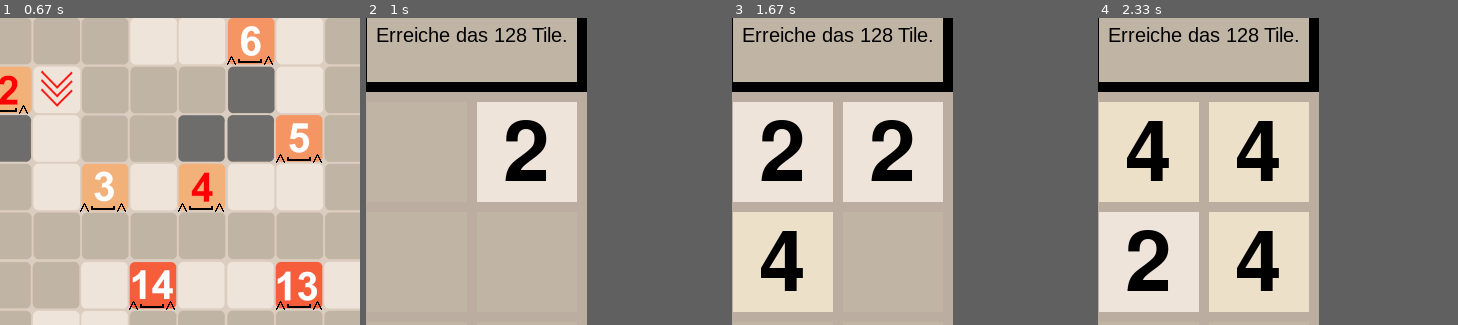
Above: before the commit, frames 1-4 (left to right).
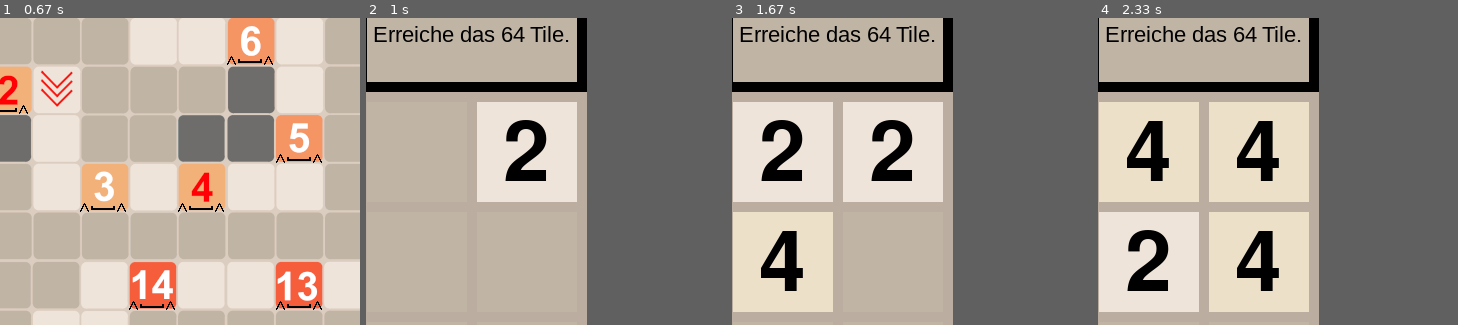
Above: after the commit, the same moments.

Repository: KapitaenKirSche/2048
Game: pygame game, started from main.py
Two runs of this game, one before a commit and one after it. Both use one fixed random seed, a clock stepped at 60 frames per second and the inputs below.
Inputs (mouse positions are % of the whole screen's width and height, from its top left):
- Up to frame 1 (0.67 s): tap Enter at 0.33 s
- Up to frame 2 (1 s): click (4, 37) at 0.72 s
- Up to frame 3 (1.67 s): hold Right 1-1.47 s; hold Up from 1.5 s (still down)
- Up to frame 4 (2.33 s): release Up at 1.8 s; hold Right 1.83-2.3 s
The pictures show only the part of the screen within x 17-67%, y 17-67%; the shares and areas given below are measured in that part.

Frame 1 is identical in both runs. In frame 2, 1.4% of the frame differs, in the area x 2-57%, y 2-8%; in frame 3, 1.4%; in frame 4, 1.4%.

Commit message:
more levels

Diff:
--- a/config.py
+++ b/config.py
@@ -194,6 +194,34 @@
     "size"            : 100,
     "size_in_between" : 10,
     "gamemode"        : "maxTile",
+    "maxTile"         : 64, #only, if gamemode == "maxTile
+    "level_text"      : "Erreiche das 64 Tile.",
+    "chance_enemy_spawn": 0,
+    "chance_duplicate_spawn": 0,
+    "chance_halve_spawn": 0,
+    "max_moves_per_move"    : 1, #-1 ist default -> bis zum Rand
+
+    "board"           : [[{}, {}, {}],
+                         [{}, {}, {}],
+                         [{}, {}, {}]
+                         ],
+    "preset_tiles"    : {(2,0):{"tile_numb" : 2,
+                                "fraction"  : "player",
+                                "type"      : "none"},
+
+                         (0,2):{"tile_numb" : 4,
+                                "fraction"  : "player",
+                                "type"      : "none"}
+                         },
+    "stay_on_floor_tiles":{
+
+    }
+}
+
+level02={
+    "size"            : 100,
+    "size_in_between" : 10,
+    "gamemode"        : "maxTile",
     "maxTile"         : 128, #only, if gamemode == "maxTile
     "level_text"      : "Erreiche das 128 Tile.",
     "chance_enemy_spawn": 0,
@@ -218,7 +246,7 @@
     }
 }
 
-level02={
+level03={
     "size"            : 90,
     "size_in_between" : 9,
     "gamemode"        : "maxTile",
@@ -245,7 +273,7 @@
     }
 }
 
-level03={
+level04={
     "size"            : 90,
     "size_in_between" : 9,
     "gamemode"        : "maxTile",
@@ -272,74 +300,184 @@
     }
 }
 
-level04={
-    "size"            : 90,
-    "size_in_between" : 9,
-    "gamemode"        : "maxTile",
-    "maxTile"         : 1024, #only, if gamemode == "maxTile
-    "level_text"      : "Erreiche das 1024 Tile. Achtung: Wand!",
+
+level05={
+    "size"            : 100,
+    "size_in_between" : 10,
+    "gamemode"        : "maxTile",
+    "maxTile"         : 512, #only, if gamemode == "maxTile
+    "level_text"      : "Erreiche das 512 Tile. Vorsicht: Wand",
     "chance_enemy_spawn": 0,
     "chance_duplicate_spawn": 0,
     "chance_halve_spawn": 0,
     "max_moves_per_move"    : 1, #-1 ist default -> bis zum Rand
+
+    "board"           : [[{}, {}, {}, {}],
+                         [{}, {}, {}, {}],
+                         [{}, {}, {}, {}],
+                         [{}, {}, {}, {}]
+                         ],
+    "preset_tiles"    : {(2,0):{"tile_numb" : 2,
+                                "fraction"  : "player",
+                                "type"      : "none"},
+
+                         (0,2):{"tile_numb" : 4,
+                                "fraction"  : "player",
+                                "type"      : "none"},
+                         (0,0):{"tile_numb" : -1,
+                                "fraction"  : "none",
+                                "type"      : "wall"}
+                         },
+    "stay_on_floor_tiles":{
+
+    }
+}
+
+
+level06={
+    "size"            : 100,
+    "size_in_between" : 10,
+    "gamemode"        : "maxTile",
+    "maxTile"         : 512, #only, if gamemode == "maxTile
+    "level_text"      : "Erreiche das 512 Tile.",
+    "chance_enemy_spawn": 0,
+    "chance_duplicate_spawn": 0,
+    "chance_halve_spawn": 0,
+    "max_moves_per_move"    : 1, #-1 ist default -> bis zum Rand
+
+    "board"           : [[{}, {}, {}, {}],
+                         [{}, {}, {}, {}],
+                         [{}, {}, {}, {}],
+                         [{}, {}, {}, {}]
+                         ],
+    "preset_tiles"    : {(2,0):{"tile_numb" : 2,
+                                "fraction"  : "player",
+                                "type"      : "none"},
+
+                         (0,2):{"tile_numb" : 4,
+                                "fraction"  : "player",
+                                "type"      : "none"},
+                         (0,1):{"tile_numb" : -1,
+                                "fraction"  : "none",
+                                "type"      : "wall"},
+                         (1, 1): {"tile_numb": -1,
+                                  "fraction": "none",
+                                  "type": "wall"}
+                         },
+
+    "stay_on_floor_tiles":{
+
+    }
+}
+
+
+level07={
+    "size"            : 100,
+    "size_in_between" : 10,
+    "gamemode"        : "maxTile",
+    "maxTile"         : 512, #only, if gamemode == "maxTile
+    "level_text"      : "Erreiche das 512 Tile. Vorsicht: Gegner!",
+    "chance_enemy_spawn": 10,
+    "chance_duplicate_spawn": 0,
+    "chance_halve_spawn": 0,
+    "max_moves_per_move"    : 1, #-1 ist default -> bis zum Rand
+
     "board"           : [[{}, {}, {}, {}, {}],
                          [{}, {}, {}, {}, {}],
                          [{}, {}, {}, {}, {}],
                          [{}, {}, {}, {}, {}]
                          ],
-    "preset_tiles": {(2, 0): {"tile_numb": 2,
-                              "fraction": "player",
-                              "type"      : "none"},
-                     (1, 3): {"tile_numb": 2,
-                              "fraction": "player",
-                              "type"      : "none"},
-                     (0, 0): {"tile_numb": -1,
-                              "fraction": "none",
-                              "type": "wall"}
-
-                     },
-    "stay_on_floor_tiles":{
-
-    }
-}
-
-
-level05={
-    "size"            : 80,
-    "size_in_between" : 8,
-    "gamemode"        : "maxTile",
-    "maxTile"         : 1024, #only, if gamemode == "maxTile"
-    "level_text"      : "Erreiche das 1024 Tile. Achtung: Gegner",
-    "chance_enemy_spawn":35,
-    "chance_duplicate_spawn": 0,
-    "chance_halve_spawn": 0,
-    "max_moves_per_move"    : 1, #-1 ist default -> bis zum Rand
+    "preset_tiles"    : {(2,0):{"tile_numb" : 4,
+                                "fraction"  : "player",
+                                "type"      : "none"},
+                         (0,3):{"tile_numb" : 2,
+                                "fraction"  : "player",
+                                "type"      : "none"},
+                         (1,3):{"tile_numb" : 4,
+                                "fraction"  : "enemy",
+                                "type"      : "none"}
+                        },
+    "stay_on_floor_tiles":{
+
+    }
+}
+
+
+level08={
+    "size"            : 100,
+    "size_in_between" : 10,
+    "gamemode"        : "maxTile",
+    "maxTile"         : 1024, #only, if gamemode == "maxTile
+    "level_text"      : "Erreiche das 1024 Tile. Vorsicht: viele Gegner!",
+    "chance_enemy_spawn": 40,
+    "chance_duplicate_spawn": 0,
+    "chance_halve_spawn": 0,
+    "max_moves_per_move"    : 1, #-1 ist default -> bis zum Rand
+
     "board"           : [[{}, {}, {}, {}, {}, {}],
                          [{}, {}, {}, {}, {}, {}],
                          [{}, {}, {}, {}, {}, {}],
                          [{}, {}, {}, {}, {}, {}]
                          ],
-    "preset_tiles": {(3, 0): {"tile_numb": 4,
-                              "fraction": "player",
-                              "type"      : "none"},
-                     (1, 3): {"tile_numb": 2,
-                              "fraction": "player",
-                              "type"      : "none"},
-                     (3, 3): {"tile_numb": 4,
-                              "fraction": "enemy",
-                              "type"      : "none"},
-                     (0, 0): {"tile_numb": -1,
-                              "fraction": "none",
-                              "type": "wall"}
-                     },
-    "stay_on_floor_tiles":{
-
-    }
-
-}
-
-
-level06={
+    "preset_tiles"    : {(2,0):{"tile_numb" : 4,
+                                "fraction"  : "player",
+                                "type"      : "none"},
+                         (0,3):{"tile_numb" : 2,
+                                "fraction"  : "player",
+                                "type"      : "none"},
+                         (4,3):{"tile_numb" : 4,
+                                "fraction"  : "enemy",
+                                "type"      : "none"},
+
+                         (0, 1): {"tile_numb": -1,
+                                  "fraction": "none",
+                                  "type": "wall"},
+                         (1, 1): {"tile_numb": -1,
+                                  "fraction": "none",
+                                  "type": "wall"},
+                         (2, 1): {"tile_numb": -1,
+                                  "fraction": "none",
+                                  "type": "wall"}
+                        },
+    "stay_on_floor_tiles":{
+
+    }
+}
+
+
+level09={
+    "size"            : 100,
+    "size_in_between" : 10,
+    "gamemode"        : "maxTile",
+    "maxTile"         : 1024, #only, if gamemode == "maxTile
+    "level_text"      : "Erreiche das 1024 Tile. Vorsicht: Gegner!",
+    "chance_enemy_spawn": 35,
+    "chance_duplicate_spawn": 0,
+    "chance_halve_spawn": 0,
+    "max_moves_per_move"    : 1, #-1 ist default -> bis zum Rand
+
+    "board"           : [[{}, {}, {}, {}, {}, {}],
+                         [{}, {}, {}, {}, {}, {}],
+                         [{}, {}, {}, {}, {}, {}],
+                         [{}, {}, {}, {}, {}, {}]
+                         ],
+    "preset_tiles"    : {(2,0):{"tile_numb" : 4,
+                                "fraction"  : "player",
+                                "type"      : "none"},
+                         (0,3):{"tile_numb" : 2,
+                                "fraction"  : "player",
+                                "type"      : "none"},
+                         (1,3):{"tile_numb" : 4,
+                                "fraction"  : "enemy",
+                                "type"      : "none"}
+                        },
+    "stay_on_floor_tiles":{
+
+    }
+}
+
+
+level10={
     "size"            : 80,
     "size_in_between" : 8,
     "gamemode"        : "maxTile",
@@ -389,7 +527,39 @@
 }
 
 
-level07 = {
+level11={
+    "size"            : 100,
+    "size_in_between" : 10,
+    "gamemode"        : "maxTile",
+    "maxTile"         : 512, #only, if gamemode == "maxTile
+    "level_text"      : "Erreiche das 512 Tile. Es gibt nun Verdopplungen.",
+    "chance_enemy_spawn": 0,
+    "chance_duplicate_spawn": 20,
+    "chance_halve_spawn": 0,
+    "max_moves_per_move"    : 1, #-1 ist default -> bis zum Rand
+
+    "board"           : [[{}, {}, {}, {}],
+                         [{}, {}, {}, {}],
+                         [{}, {}, {}, {}],
+                         [{}, {}, {}, {}]
+                         ],
+    "preset_tiles"    : {(2,0):{"tile_numb" : 2,
+                                "fraction"  : "player",
+                                "type"      : "none"},
+
+                         (0,2):{"tile_numb" : 4,
+                                "fraction"  : "player",
+                                "type"      : "none"},
+                         (0,0):{"tile_numb" : -1,
+                                "fraction"  : "none",
+                                "type"      : "duplicate"}
+                         },
+    "stay_on_floor_tiles":{
+
+    }
+}
+
+level12 = {
     "size": 80,
     "size_in_between": 8,
     "gamemode": "maxTile",
@@ -420,6 +590,190 @@
                      (5,3): {"tile_numb":-1,
                              "fraction": "none",
                              "type":"duplicate"}
+                     },
+    "stay_on_floor_tiles": {
+
+    }
+}
+
+
+level13 = {
+    "size": 60,
+    "size_in_between": 6,
+    "gamemode": "maxTile",
+
+    "maxTile": 512,  # only, if gamemode == "maxTile"
+    "tile_ziel":0, # only, if gamemode == "maxTileOnField
+
+    "level_text": "Erreiche das 512 Tile. Achtung: Sehr viele Gegner!",
+    "chance_enemy_spawn": 40,
+    "chance_duplicate_spawn": 1,
+    "chance_halve_spawn": 0,
+    "max_moves_per_move": 1,  # -1 ist default -> bis zum Rand
+    "board": [[{}, {}, {}, {}, {}, {}, {}, {}],
+              [{}, {}, {}, {}, {}, {}, {}, {}],
+              [{}, {}, {}, {}, {}, {}, {}, {}],
+              [{}, {}, {}, {}, {}, {}, {}, {}],
+              [{}, {}, {}, {}, {}, {}, {}, {}]
+              ],
+    "preset_tiles": {(0, 0): {"tile_numb": 16,
+                              "fraction": "enemy",
+                              "type": "none"},
+                     (2, 1): {"tile_numb": 4,
+                              "fraction": "enemy",
+                              "type": "none"},
+                     (4, 3): {"tile_numb": 4,
+                              "fraction": "player",
+                              "type": "none"},
+
+                     (1,0): {"tile_numb":-1,
+                             "fraction": "none",
+                             "type":"duplicate"},
+                     (2, 0): {"tile_numb": -1,
+                              "fraction": "none",
+                              "type": "duplicate"},
+                     (3, 0): {"tile_numb": -1,
+                              "fraction": "none",
+                              "type": "duplicate"},
+                     (4, 0): {"tile_numb": -1,
+                              "fraction": "none",
+                              "type": "duplicate"},
+                     (5, 3): {"tile_numb": -1,
+                              "fraction": "none",
+                              "type": "duplicate"},
+                     (6, 3): {"tile_numb": -1,
+                              "fraction": "none",
+                              "type": "duplicate"},
+                     (7, 3): {"tile_numb": -1,
+                              "fraction": "none",
+                              "type": "duplicate"},
+
+
+                     (1, 1): {"tile_numb": -1,
+                              "fraction": "none",
+                              "type": "wall"},
+                     (3, 4): {"tile_numb": -1,
+                              "fraction": "none",
+                              "type": "wall"}
+                     },
+    "stay_on_floor_tiles": {
+
+    }
+}
+
+
+level14 = {
+    "size": 80,
+    "size_in_between": 8,
+    "gamemode": "maxTile",
+
+    "maxTile": 128,  # only, if gamemode == "maxTile"
+    "tile_ziel":0, # only, if gamemode == "maxTileOnField
+
+    "level_text": "Erreiche das 128 Tile. Achtung: Halbieren!",
+    "chance_enemy_spawn": 0,
+    "chance_duplicate_spawn": 0,
+    "chance_halve_spawn": 20,
+    "max_moves_per_move": 1,  # -1 ist default -> bis zum Rand
+    "board": [[{}, {}, {}, {}, {}, {}],
+              [{}, {}, {}, {}, {}, {}],
+              [{}, {}, {}, {}, {}, {}],
+              [{}, {}, {}, {}, {}, {}]
+              ],
+    "preset_tiles": {(3, 0): {"tile_numb": 4,
+                              "fraction": "player",
+                              "type": "none"},
+                     (1, 3): {"tile_numb": 2,
+                              "fraction": "player",
+                              "type": "none"},
+
+                     (5,3): {"tile_numb":-1,
+                             "fraction": "none",
+                             "type":"halve"}
+                     },
+    "stay_on_floor_tiles": {
+
+    }
+}
+
+level15 = {
+    "size": 80,
+    "size_in_between": 8,
+    "gamemode": "maxTile",
+
+    "maxTile": 512,  # only, if gamemode == "maxTile"
+    "tile_ziel":0, # only, if gamemode == "maxTileOnField"
+
+    "level_text": "Erreiche das 512 Tile. Achtung: Halbieren!",
+    "chance_enemy_spawn": 0,
+    "chance_duplicate_spawn": 5,
+    "chance_halve_spawn": 20,
+    "max_moves_per_move": 1,  # -1 ist default -> bis zum Rand
+    "board": [[{}, {}, {}, {}, {}, {}],
+              [{}, {}, {}, {}, {}, {}],
+              [{}, {}, {}, {}, {}, {}],
+              [{}, {}, {}, {}, {}, {}]
+              ],
+    "preset_tiles": {(3, 0): {"tile_numb": 4,
+                              "fraction": "player",
+                              "type": "none"},
+                     (0, 3): {"tile_numb": 2,
+                              "fraction": "player",
+                              "type": "none"},
+
+                     (5,3): {"tile_numb":-1,
+                             "fraction": "none",
+                             "type":"halve",},
+
+                     (0, 0): {"tile_numb": -1,
+                              "fraction": "none",
+                              "type": "wall",},
+                     (0, 1): {"tile_numb": -1,
+                              "fraction": "none",
+                              "type": "wall",},
+                     (1, 2): {"tile_numb": -1,
+                              "fraction": "none",
+                              "type": "wall",},
+                     (1, 3): {"tile_numb": -1,
+                              "fraction": "none",
+                              "type": "wall",}
+
+
+                     },
+    "stay_on_floor_tiles": {
+
+    }
+}
+
+
+level16 = {
+    "size": 80,
+    "size_in_between": 8,
+    "gamemode": "maxTile",
+
+    "maxTile": 128,  # only, if gamemode == "maxTile"
+    "tile_ziel":0, # only, if gamemode == "maxTileOnField
+
+    "level_text": "Erreiche das 512 Tile. Achtung: Halbieren und viele Gegner!",
+    "chance_enemy_spawn": 30,
+    "chance_duplicate_spawn": 0,
+    "chance_halve_spawn": 10,
+    "max_moves_per_move": 1,  # -1 ist default -> bis zum Rand
+    "board": [[{}, {}, {}, {}, {}, {}],
+              [{}, {}, {}, {}, {}, {}],
+              [{}, {}, {}, {}, {}, {}],
+              [{}, {}, {}, {}, {}, {}]
+              ],
+    "preset_tiles": {(3, 0): {"tile_numb": 4,
+                              "fraction": "player",
+                              "type": "none"},
+                     (1, 3): {"tile_numb": 2,
+                              "fraction": "player",
+                              "type": "none"},
+
+                     (5,3): {"tile_numb":-1,
+                             "fraction": "none",
+                             "type":"halve"}
                      },
     "stay_on_floor_tiles": {
 
@@ -434,7 +788,6 @@
     5 : level05,
     6 : level06,
     7 : level07,
-    '''
     8 : level08,
     9 : level09,
     10: level10,
@@ -443,6 +796,7 @@
     13: level13,
     14: level14,
     15: level15,
+    '''
     16: level16,
     17: level17,
     18: level18,
